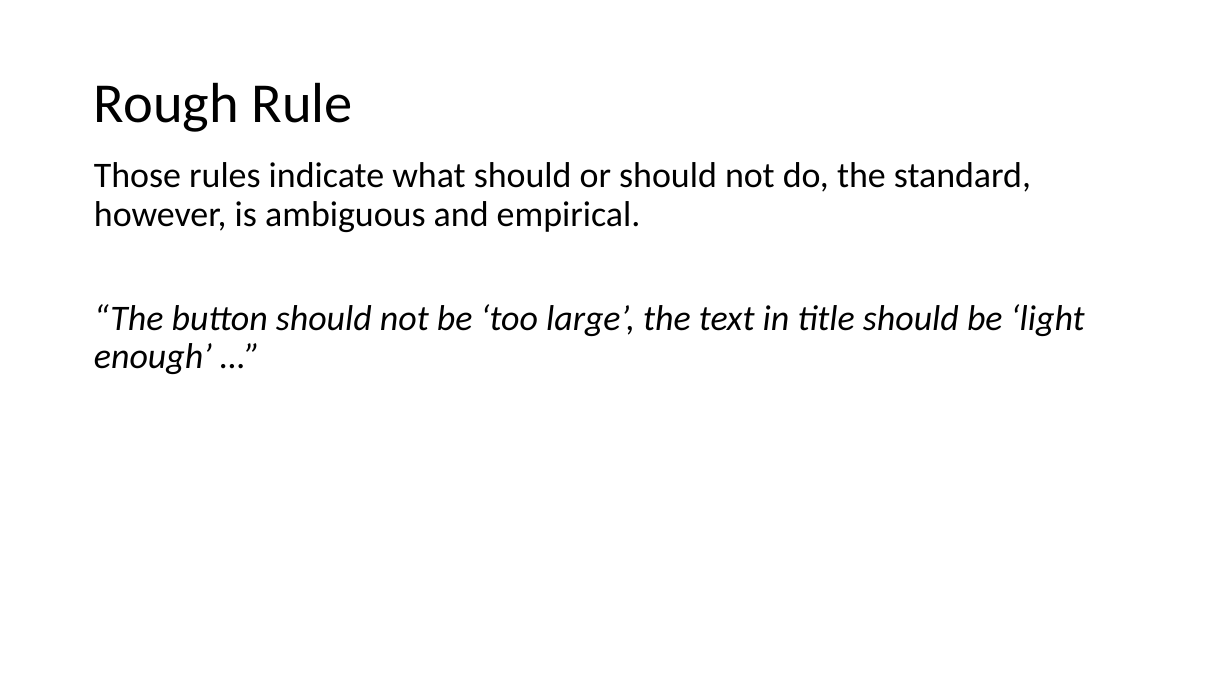
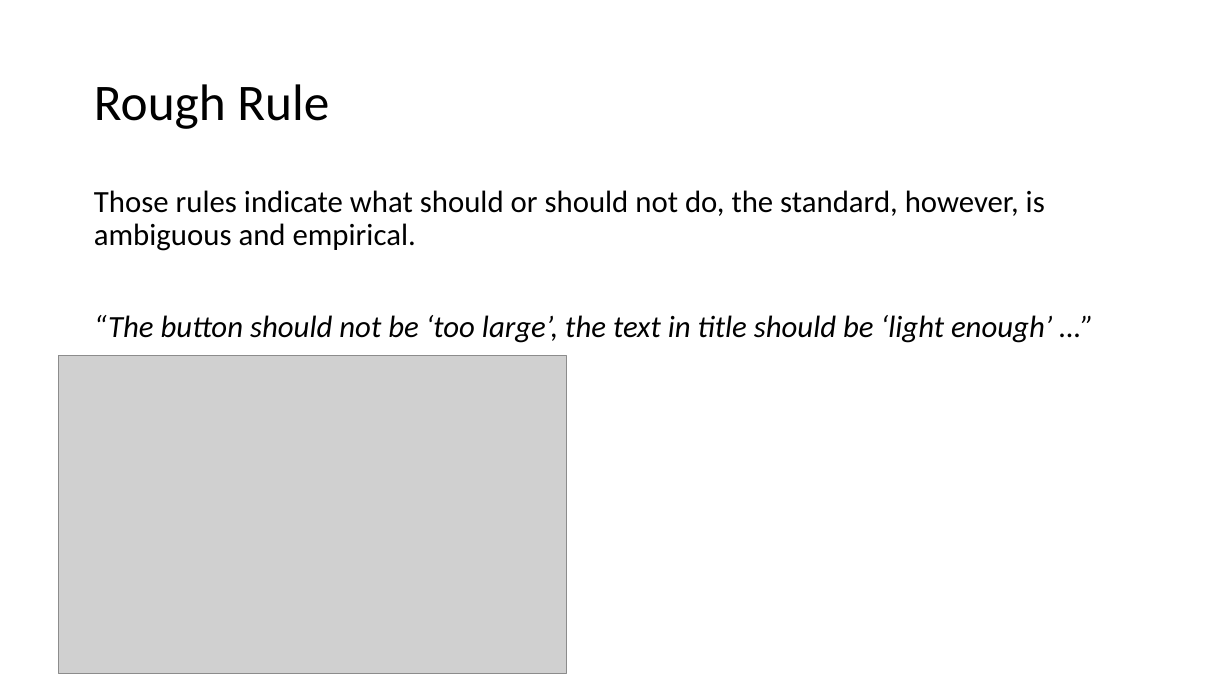
Before and after one commit to MulongXie/AppRuleCheck-Android, a slide deck: slide 11 of doc/week2.pptx (slide 7 before the commit). Drawn at 1232x693 pixels with LibreOffice and Linux fonts; fonts in the diff are those of the drawing; grey boxes stand for pictures. Boxes give left, top, right and bottom in pixels: in the first picture for what was removed or moved away, otherwise in the second. Text is boxed around its words. In the diff, an @@ line names an element or a change of style, - is before the commit and + after.

```diff
--- a/doc/week2.pptx
+++ b/doc/week2.pptx
@@ title "Rough Rule" at [94,84,329,129]: size 44 to 40 pt @@
@@ text "Those rules indicate what should ...": place and size @@
-text "Those rules indicate what should ..." at [94,162,1085,374]
+text "Those rules indicate what should ..." at [94,190,1053,343]
@@ text "Those rules indicate what should ..." at [94,190,1053,343]: size 28 to 24 pt @@
@@ picture added at [58,356,567,673] @@
```
Also in this commit, not shown: 5 other slides changed, 8 slides added, 3 other files.
